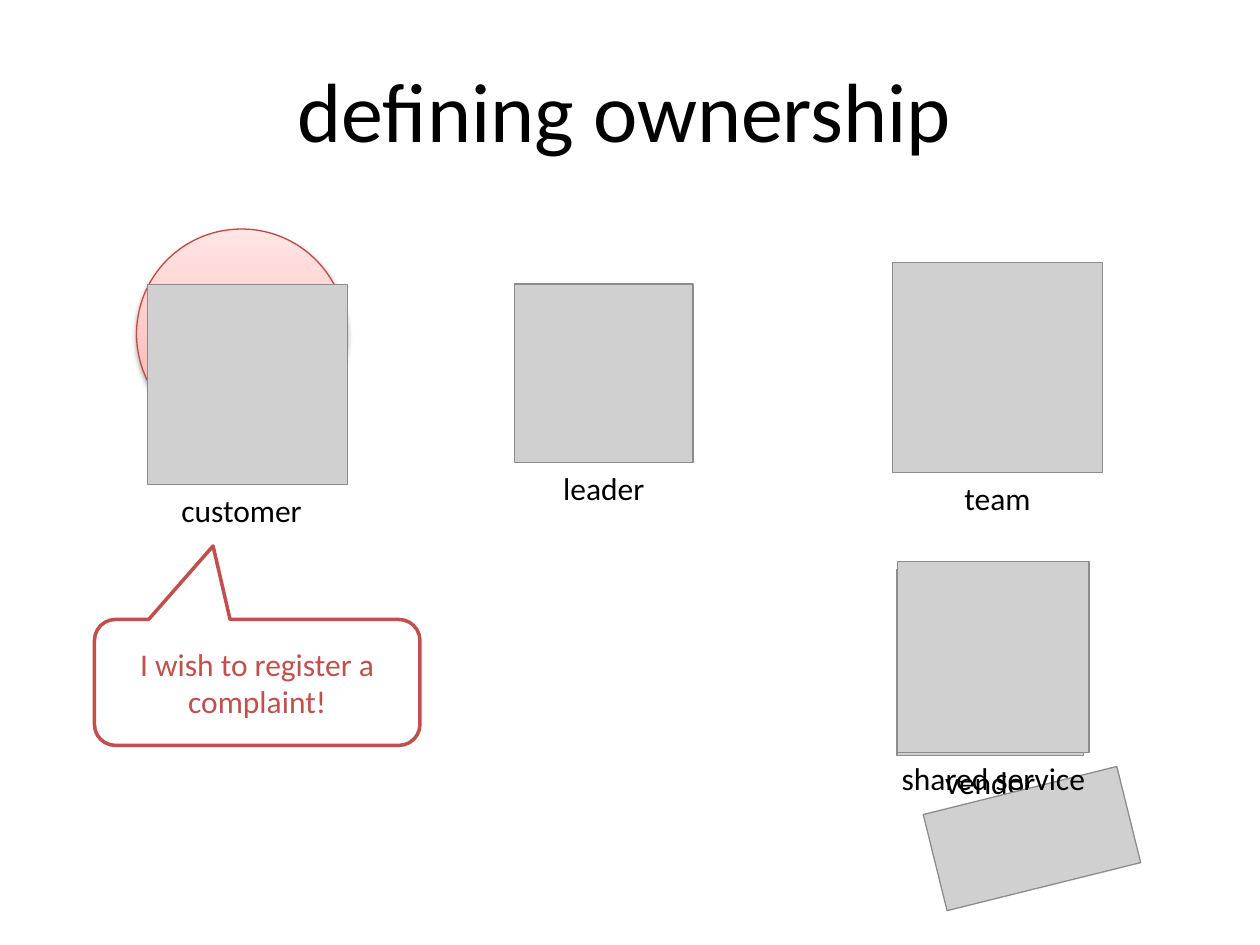
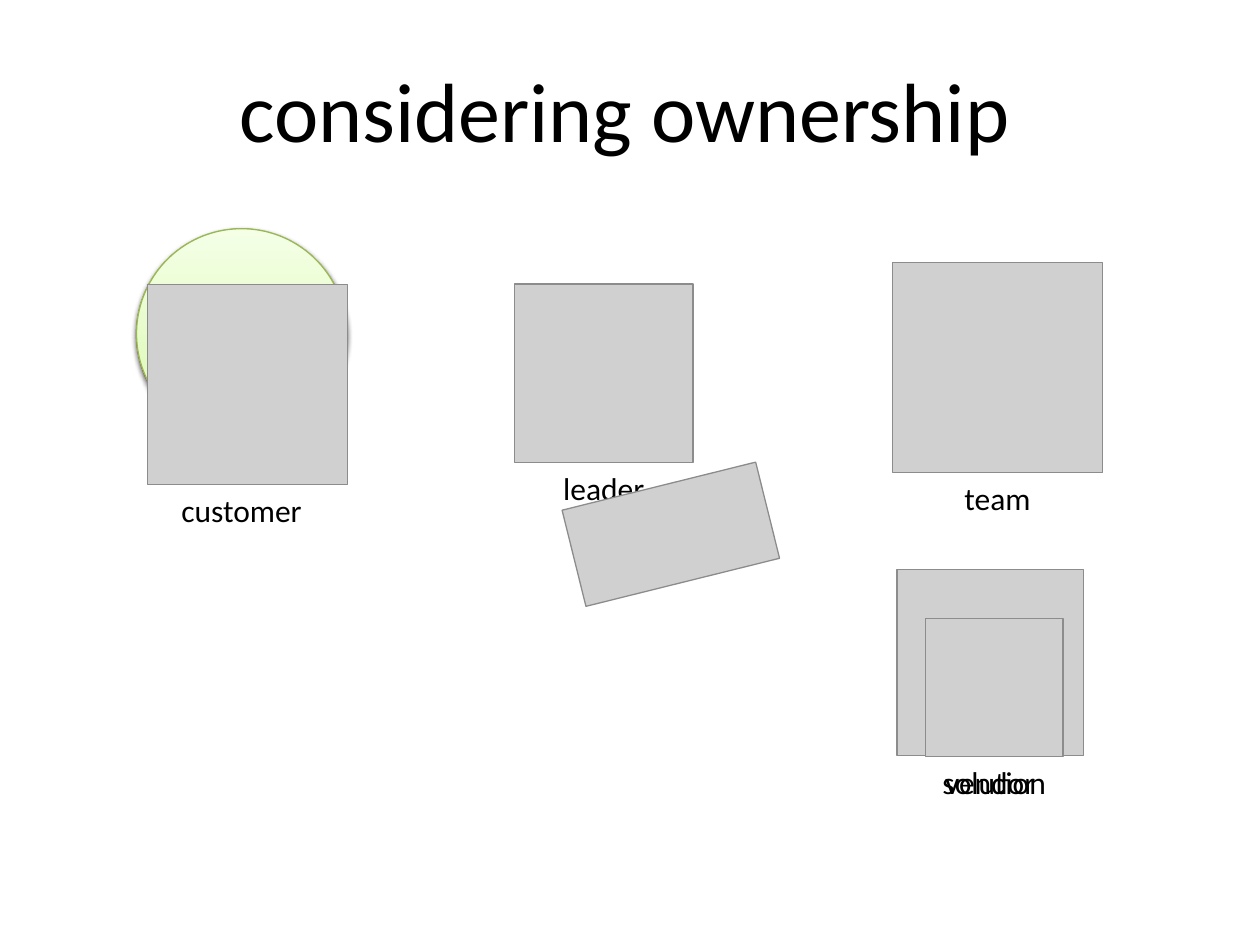
Before and after one commit to dsietz/open-source-model, a slide deck: slide 9 of Adopting the Open Source Model.pptx (slide 10 before the commit). Drawn at 1260x945 pixels with LibreOffice and Linux fonts; fonts in the diff are those of the drawing; grey boxes stand for pictures. Boxes give left, top, right and bottom in pixels: in the first picture for what was removed or moved away, otherwise in the second. Text is boxed around its words. In the diff, an @@ line names an element or a change of style, - is before the commit and + after.

```diff
--- a/Adopting the Open Source Model.pptx
+++ b/Adopting the Open Source Model.pptx
@@ text at [239, 83, 1009, 157]: text changed @@
-defining ownership
+considering ownership
@@ ellipse added at [136, 228, 346, 438], fill gradient #DAFDA7 to #E4FCC2 to #F5FFE7, outline #98B955 0.75 pt @@
@@ 1 picture, 1 rectangle, 1 rounded rectangle: place and size @@
-1 picture, 1 rectangle, 1 rounded rectangle at [923, 766, 1141, 911]
+1 picture, 1 rectangle, 1 rounded rectangle at [562, 462, 779, 607]
@@ rounded speech box removed at [94, 620, 420, 746] @@
-I wish to register a complaint!
@@ picture: place and size @@
-picture at [898, 562, 1090, 753]
+picture at [925, 619, 1062, 756]
@@ text removed at [902, 764, 1085, 798] @@
-shared service
@@ text added at [942, 772, 1045, 795], 18 pt, text #000000 @@
+solution
```
Also in this commit, not shown: 6 other slides changed, 12 slides added.
